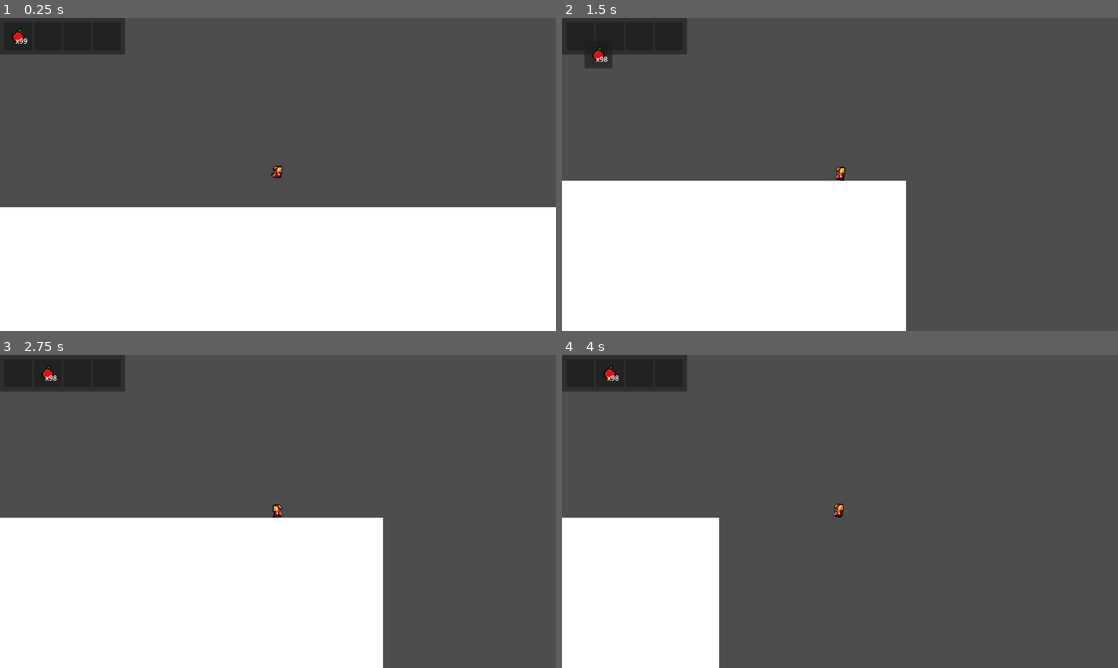
Above: before the commit, frames 1-4 (two rows, left to right).
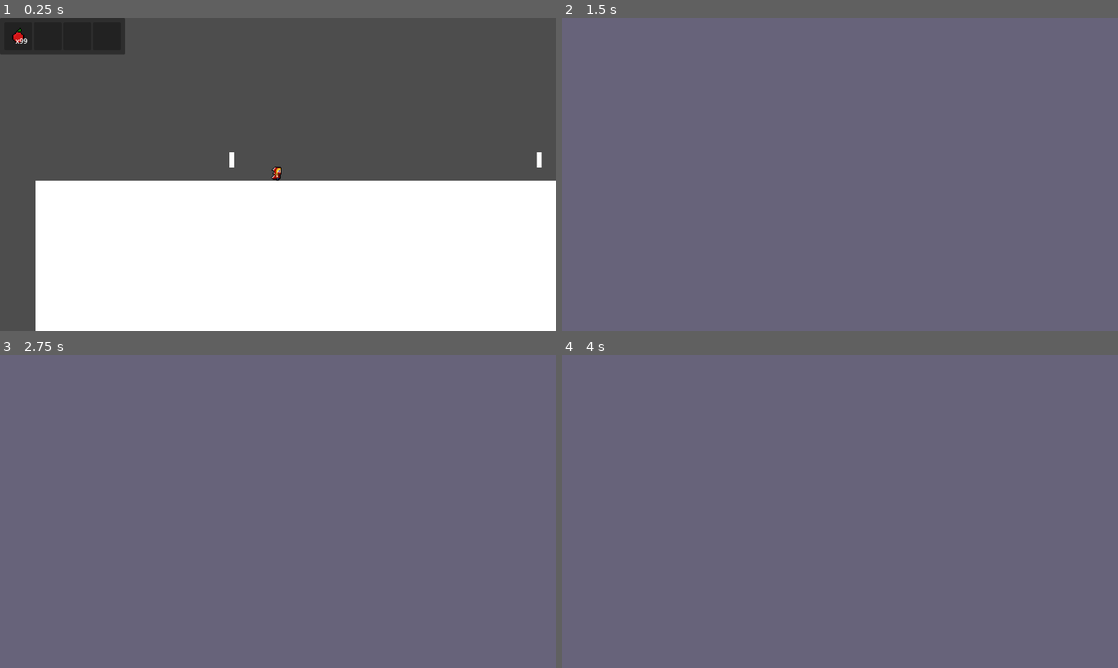
Above: after the commit, the same moments.

Repository: Atapa1908/gamejam-glitchgang
Game: Godot game, scene res://scenes/game.tscn
The game is run twice, just before and just after one commit, with the same random seed, the same clock (stepped at 60 frames per second) and the same inputs.
Inputs (mouse positions are in pixels of both pictures, inside the frame that each line leads up to):
- Up to frame 1 (0.25 s): no input
- Up to frame 2 (1.5 s): tap Enter at 0.5 s; hold D (right) from 0.53 s (still down); tap F (dash) at 0.6 s; click (840, 174) at 0.67 s; tap Space (jump) at 0.77 s; move the mouse to (578, 36) at 1.27 s; tap 1 at 1.35 s; click (578, 36) at 1.42 s
- Up to frame 3 (2.75 s): tap Space (jump) at 1.52 s; move the mouse to (50, 373) at 2.02 s; release D (right) at 2.03 s; hold A (left) from 2.03 s (still down); tap 8 at 2.1 s; click (50, 373) at 2.17 s
- Up to frame 4 (4 s): move the mouse to (578, 373) at 2.77 s; release A (left) at 2.78 s; hold D (right) 2.78-3.5 s; tap F (dash) at 2.85 s; click (578, 373) at 2.92 s; tap Space (jump) at 3.02 s; click (840, 480) at 3.52 s

The runs differ from the first frame. In frame 1, 11% of the frame differs, in the area x 0-100%, y 42-100%; in frame 2, 100%; in frame 3, 100%; in frame 4, 100%, in the area x 0-100%, y 0-100%.
Error before the commit: Cannot call method 'get_node' on a null value. (res://scripts/game.gd:25)

Commit message:
Door demo

Diff:
--- a/scenes/game.tscn
+++ b/scenes/game.tscn
@@ -1,9 +1,10 @@
-[gd_scene load_steps=9 format=3 uid="uid://bvcrlbgs462p5"]
+[gd_scene load_steps=10 format=3 uid="uid://bvcrlbgs462p5"]
 
 [ext_resource type="PackedScene" uid="uid://ctuviu0ywg71e" path="res://scenes/player.tscn" id="1_igeqn"]
 [ext_resource type="Script" path="res://scripts/game.gd" id="1_l5um2"]
 [ext_resource type="PackedScene" uid="uid://cdw770qy1hiy1" path="res://scenes/inventory/pickup.tscn" id="2_8wd3k"]
 [ext_resource type="Script" path="res://scripts/inventory/InventoryInterface.gd" id="4_8j2ra"]
+[ext_resource type="PackedScene" uid="uid://br51i58wkqq6u" path="res://scenes/door.tscn" id="4_804i7"]
 [ext_resource type="PackedScene" uid="uid://cflupa8oq6kte" path="res://scenes/inventory/inventory.tscn" id="5_5d1qk"]
 [ext_resource type="PackedScene" uid="uid://bcalj77kdivbs" path="res://scenes/inventory/slot.tscn" id="6_jrkui"]
 
@@ -32,6 +33,22 @@
 
 [node name="Doors" type="Node2D" parent="."]
 
+[node name="Door" parent="Doors" instance=ExtResource("4_804i7")]
+position = Vector2(-212, -24)
+scene = "res://scenes/menus/main_menu.tscn"
+scene_door_name = "Door2"
+
+[node name="Marker2D" type="Marker2D" parent="Doors/Door"]
+position = Vector2(53, 0)
+
+[node name="Door2" parent="Doors" instance=ExtResource("4_804i7")]
+position = Vector2(142, -24)
+scene = "res://scenes/game.tscn"
+scene_door_name = "Door"
+
+[node name="Marker2D" type="Marker2D" parent="Doors/Door2"]
+position = Vector2(-78, 0)
+
 [node name="CanvasLayer" type="CanvasLayer" parent="."]
 
 [node name="InventoryInterface" type="Control" parent="CanvasLayer"]
